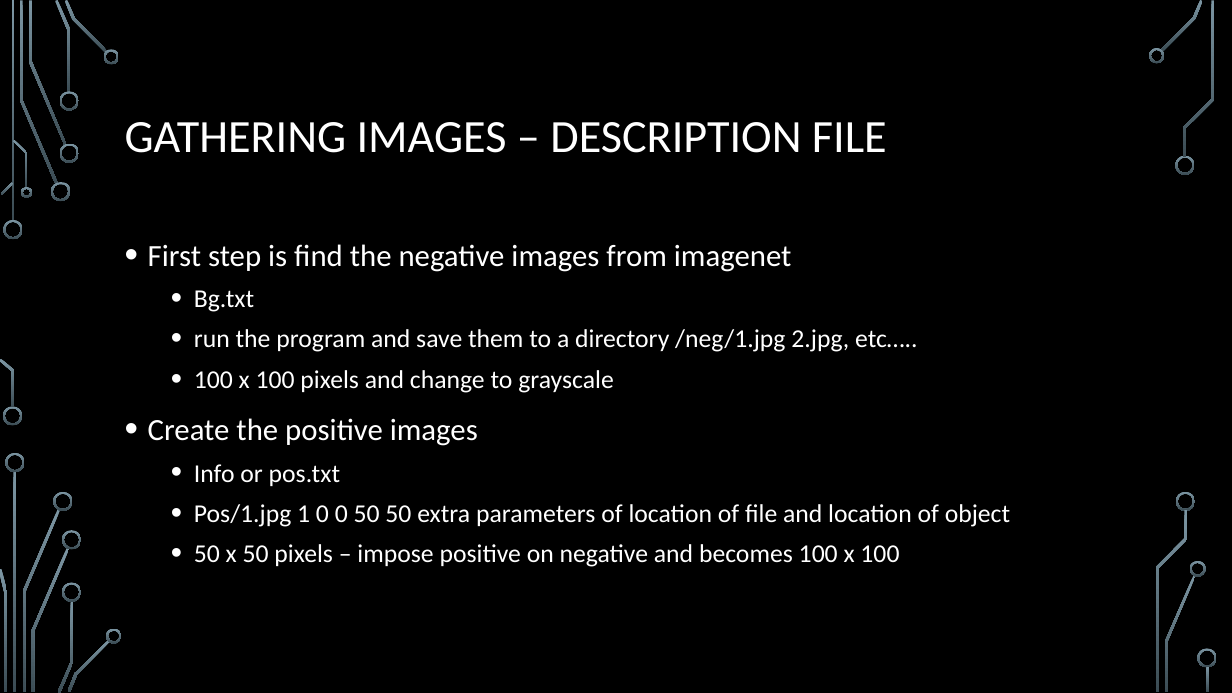
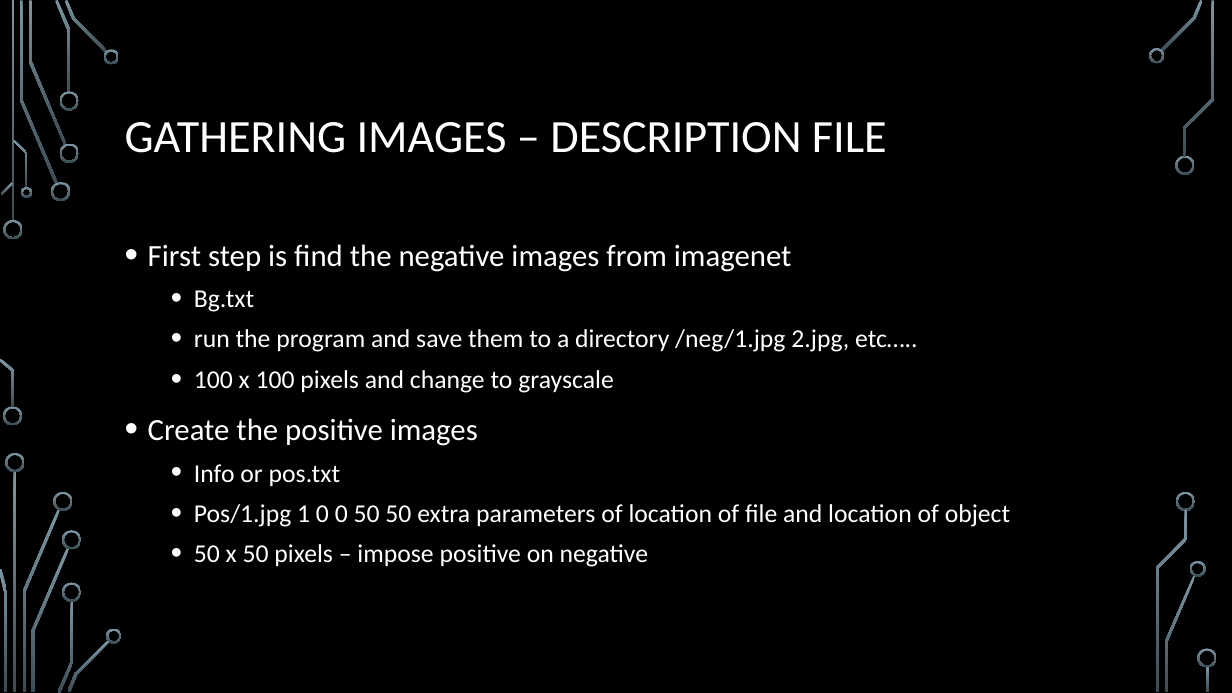
Before and after one commit to KnowledgeMavens/Science-Tech, a slide deck: slide 6 of Python Computer Vision 03-17-17/OpenCV.pptx. Drawn at 1232x693 pixels with LibreOffice and Linux fonts; fonts in the diff are those of the drawing; background and template pictures are left out. Boxes give left, top, right and bottom in pixels: in the first picture for what was removed or moved away, otherwise in the second. Text is boxed around its words. In the diff, an @@ line names an element or a change of style, - is before the commit and + after.

```diff
--- a/Python Computer Vision 03-17-17/OpenCV.pptx
+++ b/Python Computer Vision 03-17-17/OpenCV.pptx
@@ text at (194,544,648,567): text changed @@
-  • 50 x 50 pixels – impose positive on negative and becomes 100 x 100
+  • 50 x 50 pixels – impose positive on negative
```
Also in this commit, not shown: 1 other file.
